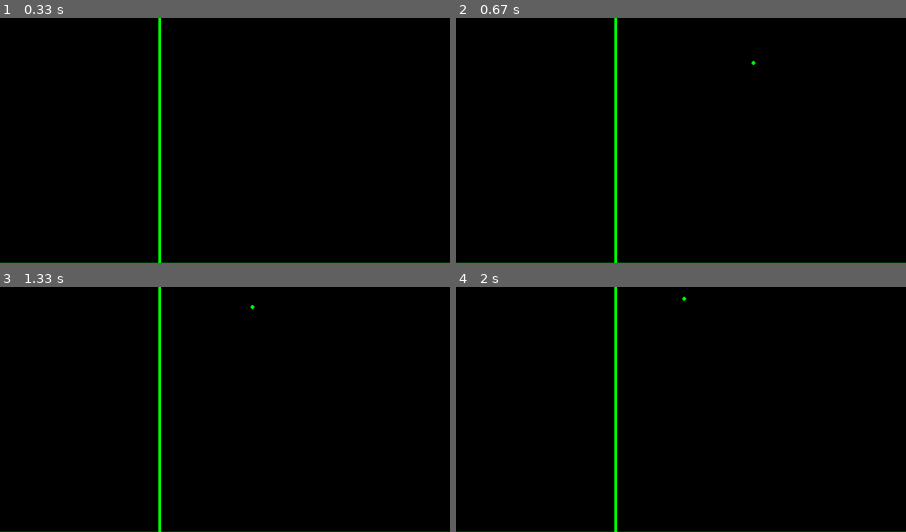
Above: before the commit, frames 1-4 (two rows, left to right).
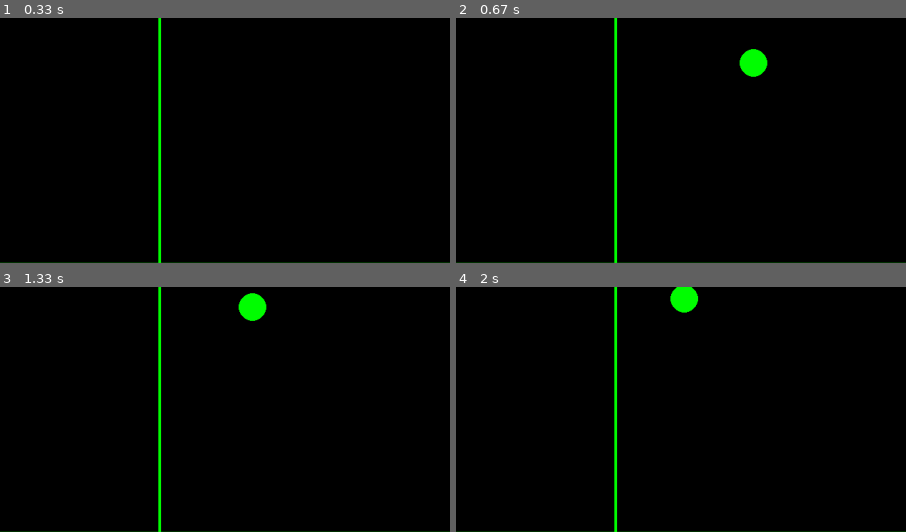
Above: after the commit, the same moments.

Repository: tavorestrepo98/CompuGrafica
Game: pygame game, started from plano.py
Two runs of this game, one before a commit and one after it. Both use one fixed random seed, a clock stepped at 60 frames per second and the inputs below. The source is Python 2; it was converted automatically to run under Python 3.
Inputs:
- Up to frame 1 (0.33 s): no input
- Up to frame 2 (0.67 s): tap Enter at 0.33 s
- Up to frame 3 (1.33 s): tap Space at 0.67, 1.17 s
- Up to frame 4 (2 s): tap Space at 1.7 s
The pictures show only the part of the screen within x 32-82%, y 0-50%; the shares and areas given below are measured in that part.

Frame 1 is identical in both runs. In frame 2, 0.6% of the frame differs, in the area x 62-70%, y 12-25%; in frame 3, 0.6%; in frame 4, 0.5%.

Commit message:
Despues del examen

Diff:
--- /dev/null
+++ b/examenA.py
@@ -0,0 +1,79 @@
+import pygame
+from funciones import *
+from math import *
+from dibujos import *
+ancho = 1300
+alto = 710
+CENTRO = (ancho/2, alto/2)
+NEGRO = (0,0,0)
+BLANCO = (255,255,255)
+VERDE = (0,255,0)
+ROJO = (255,0,0)
+AZUL = (0,0,255)
+
+if __name__ == '__main__':
+
+	p1 = [0, 0]
+	p2 = [0, 0]
+	p3 = [0, 0]
+	p4 = [0, 0]
+	pygame.init()
+	pantalla = pygame.display.set_mode((ancho, alto))
+	pygame.display.set_caption("Triangulo")
+	#pygame.draw.line(pantalla, VERDE, (CENTRO[0], 0), (CENTRO[0], alto), 4)
+	#pygame.draw.line(pantalla, VERDE, (0, CENTRO[1]), (ancho, CENTRO[1]), 4)
+	pygame.display.flip()
+	cont = 0
+	fin = False
+	reloj = pygame.time.Clock()
+	while not fin:
+		for event in pygame.event.get():
+			if event.type == pygame.QUIT:
+				fin = True
+			elif event.type == pygame.KEYDOWN:
+				if event.key == pygame.K_a:
+					p1 = list(pygame.mouse.get_pos())
+
+				elif event.key == pygame.K_b:
+					p2 = list(pygame.mouse.get_pos())
+
+				elif event.key == pygame.K_c:
+					p3 = list(pygame.mouse.get_pos())
+
+				elif event.key == pygame.K_d:
+					p4 = list(pygame.mouse.get_pos())
+				elif event.key == pygame.K_LEFT:
+					p1 = traslacion(p1, [-3, 0])
+					p2 = traslacion(p2, [-3, 0])
+					p3 = traslacion(p3, [-3, 0])
+					p4 = traslacion(p4, [-3, 0])
+				elif event.key == pygame.K_RIGHT:
+					p1 = traslacion(p1, [3, 0])
+					p2 = traslacion(p2, [3, 0])
+					p3 = traslacion(p3, [3, 0])
+					p4 = traslacion(p4, [3, 0])
+				elif event.key == pygame.K_UP:
+					p1 = traslacion(p1, [0, -3])
+					p2 = traslacion(p2, [0, -3])
+					p3 = traslacion(p3, [0, -3])
+					p4 = traslacion(p4, [0, -3])
+				elif event.key == pygame.K_DOWN:
+					p1 = traslacion(p1, [0, 3])
+					p2 = traslacion(p2, [0, 3])
+					p3 = traslacion(p3, [0, 3])
+					p4 = traslacion(p4, [0, 3])
+
+
+			pantalla.fill(NEGRO)
+			#pygame.draw.line(pantalla, VERDE, (CENTRO[0], 0), (CENTRO[0], alto), 4)
+			#pygame.draw.line(pantalla, VERDE, (0, CENTRO[1]), (ancho, CENTRO[1]), 4)
+			pygame.draw.line(pantalla, ROJO, p1, p2, 2)
+			pygame.draw.line(pantalla, ROJO, p3, p4, 2)
+			pygame.display.flip()
+
+
+
+		pygame.display.flip()
+		reloj.tick(100)
+
+	pygame.quit()
--- /dev/null
+++ b/examenaA2.py
@@ -0,0 +1,70 @@
+import pygame
+from funciones import *
+from math import *
+from dibujos import *
+ancho = 1300
+alto = 710
+CENTRO = (ancho/2, alto/2)
+NEGRO = (0,0,0)
+BLANCO = (255,255,255)
+VERDE = (0,255,0)
+ROJO = (255,0,0)
+AZUL = (0,0,255)
+
+if __name__ == '__main__':
+	p1 = [0, 0]
+	p2 = [0, 0]
+	l1 = 0
+	l2 = 0
+	l3 = 0
+	perimetro = 0
+	pygame.init()
+	pantalla = pygame.display.set_mode((ancho, alto))
+	pygame.display.set_caption("Triangulo")
+	pygame.draw.line(pantalla, VERDE, (CENTRO[0], 0), (CENTRO[0], alto), 4)
+	pygame.draw.line(pantalla, VERDE, (0, CENTRO[1]), (ancho, CENTRO[1]), 4)
+	pygame.display.flip()
+	cont = 0
+	fin = False
+	reloj = pygame.time.Clock()
+	while not fin:
+		for event in pygame.event.get():
+			if event.type == pygame.QUIT:
+				fin = True
+			elif event.type == pygame.KEYDOWN:
+				if event.key == pygame.K_a:
+					p1 = list(pygame.mouse.get_pos())
+					#p1 = trascartesiano(CENTRO, p1)
+				elif event.key == pygame.K_b:
+					p2 = list(pygame.mouse.get_pos())
+
+				elif event.key == pygame.K_c:
+					l1 = longitud(p1, p2)
+					l2 = longitud(p1, CENTRO)
+					l3 = longitud(p2, CENTRO)
+					perimetro = l1+l2+l3
+					print perimetro
+					#p2 = trascartesiano(CENTRO, p2)
+			pantalla.fill(NEGRO)
+			pygame.draw.line(pantalla, VERDE, (CENTRO[0], 0), (CENTRO[0], alto), 4)
+			pygame.draw.line(pantalla, VERDE, (0, CENTRO[1]), (ancho, CENTRO[1]), 4)
+			pygame.draw.line(pantalla, ROJO, CENTRO, p1, 4)
+			pygame.draw.line(pantalla, ROJO, CENTRO, p2, 4)
+			pygame.draw.line(pantalla, ROJO, p1, p2, 4)
+
+			pygame.draw.line(pantalla, ROJO, p1, p2, 2)
+			pygame.display.flip()
+
+
+
+
+
+
+
+
+
+
+		pygame.display.flip()
+		reloj.tick(10)
+
+	pygame.quit()
--- a/funciones.py
+++ b/funciones.py
@@ -56,6 +56,9 @@
 	x = punto[0]*e[0]
 	y = punto[1]*e[1]
 	return [x,y]
+
+def longitud(l1, l2):
+	return sqrt(((l1[0]-l2[0])*(l1[0]-l2[0])) + ((l1[1]-l2[1])*(l1[1]-l2[1])))
 '''
 def matrizidentidad(n):
 	resultado = []
--- a/plano.py
+++ b/plano.py
@@ -34,7 +34,7 @@
 				pantalla.fill(NEGRO)
 				pygame.draw.line(pantalla, VERDE, (CENTRO[0], 0), (CENTRO[0], alto), 4)
 				pygame.draw.line(pantalla, VERDE, (0, CENTRO[1]), (ancho, CENTRO[1]), 4)
-				pygame.draw.circle(pantalla, VERDE, [int(trascartesiano(CENTRO, p1)[0]), int(trascartesiano(CENTRO, p1)[1])], 3)
+				pygame.draw.circle(pantalla, VERDE, [int(trascartesiano(CENTRO, p1)[0]), int(trascartesiano(CENTRO, p1)[1])], 20)
 
 				#pygame.draw.polygon(pantalla, VERDE, [trascartesiano(CENTRO, p1), trascartesiano(CENTRO, p2), trascartesiano(CENTRO, p3)], 5)
 				p1 = rotacion(p1, pi/30)
Not shown, changed: dibujos.pyc
Not shown, changed: funciones.pyc
